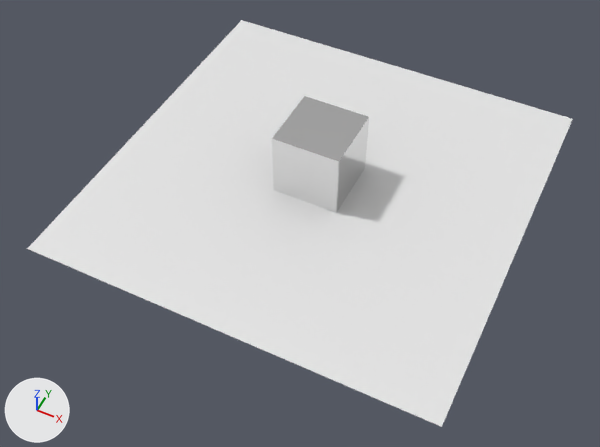
Before and after pictures for a commit that changed the Blender file my-first-material.blend.
Camera for both pictures: a camera (50 mm lens) standing at (7.17, -15.63, 16.27) and looking at (0.14, -1.57, -1.31). Arrows for +X, +Y and +Z are at lower left; the lights stay in place.

The scene before the commit, as lines of its bpy script (objects in view):
```python
mat_cube_material = bpy.data.materials.new('cube-material')
mat_cube_material.use_nodes = True; mat_cube_material.node_tree.nodes.clear()
_N = mat_cube_material.node_tree.nodes; _L = mat_cube_material.node_tree.links
n0 = _N.new('ShaderNodeOutputMaterial'); n0.name = 'Material Output'
n1 = _N.new('ShaderNodeBsdfAnisotropic'); n1.name = 'Glossy BSDF'
n1.distribution = 'GGX'
n1.inputs[1].default_value = 0.0  # 'Roughness'
_L.new(n1.outputs[0], n0.inputs[0])  # 'BSDF' to 'Surface'
mat_floor_material = principled_material('floor-material')
mat_floor_material.base_color = (0.8, 0.8, 0.8)  # white #e7e7e7
me_cube = bpy.data.meshes.new('Cube')
me_cube.from_pydata(...)  # a box spanning x -1.0..1.0, y -1.0..1.0, z -1.0..1.0
me_cube.materials.append(mat_cube_material)
me_plane = bpy.data.meshes.new('Plane')
me_plane.from_pydata([(-1.0, -1.0, 0.0), (1.0, -1.0, 0.0), (-1.0, 1.0, 0.0), (1.0, 1.0, 0.0)], [], [(0, 1, 3, 2)])
me_plane.materials.append(mat_floor_material)  # white #e7e7e7
ob_cube = bpy.data.objects.new('Cube', me_cube)
ob_cube.location = (0.0, 0.0, 0.0)
ob_plane = bpy.data.objects.new('Plane', me_plane)
ob_plane.location = (0.0, 0.0, -1.0)
ob_plane.scale = (5.94, 5.94, 5.94)
```
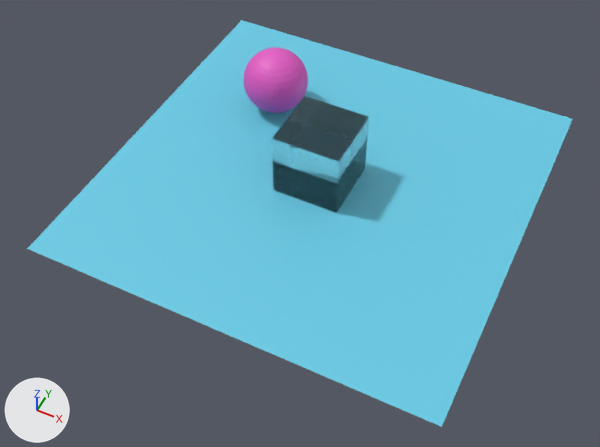
Where the change shows, as pixel boxes [x1, y1, x2, y2] in the pictures (600 x 447 px):
'Plane', recoloured (white to cyan): [27, 20, 573, 427] in both
'Cube', surface changed (white to cyan): [272, 96, 369, 213] in both
'Sphere', added (pink): after [244, 47, 308, 113]

Edits to the bpy script that builds the scene:
```text
Change mat_cube_material:
    where n0 = _N.new('ShaderNodeOutputMaterial'); n0.name = 'Material Output'
    remove n1 = _N.new('ShaderNodeBsdfAnisotropic'); n1.name = 'Glossy BSDF'
    remove n1.distribution = 'GGX'
    remove n1.inputs[1].default_value = 0.0  # 'Roughness'
    remove _L.new(n1.outputs[0], n0.inputs[0])  # 'BSDF' to 'Surface'
    add n2 = _N.new('ShaderNodeBsdfGlass'); n2.name = 'Glass BSDF'
    add n2.distribution = 'BECKMANN'
    add n2.inputs[2].default_value = 1.45  # 'IOR'
    add _L.new(n2.outputs[0], n0.inputs[0])  # 'BSDF' to 'Surface'
Change mat_floor_material:
    mat_floor_material.base_color: (0.8, 0.8, 0.8) -> (0.14, 0.606, 0.8)  # white #e7e7e7 -> cyan #69cce7
Add mat_sphere_material:
    mat_sphere_material = principled_material('sphere-material')
    mat_sphere_material.base_color = (0.8, 0.11, 0.573)  # pink #e75dc7
Add me_sphere:
    me_sphere.from_pydata(...)  # a UV sphere (32 segments, 16 rings, poles along z) spanning x -1.0..1.0, y -1.0..1.0, z -1.0..1.0
    me_sphere.materials.append(mat_sphere_material)  # pink #e75dc7
Add ob_sphere:
    ob_sphere = bpy.data.objects.new('Sphere', me_sphere)
    ob_sphere.location = (-2.67, 2.36, 0.0)
```
